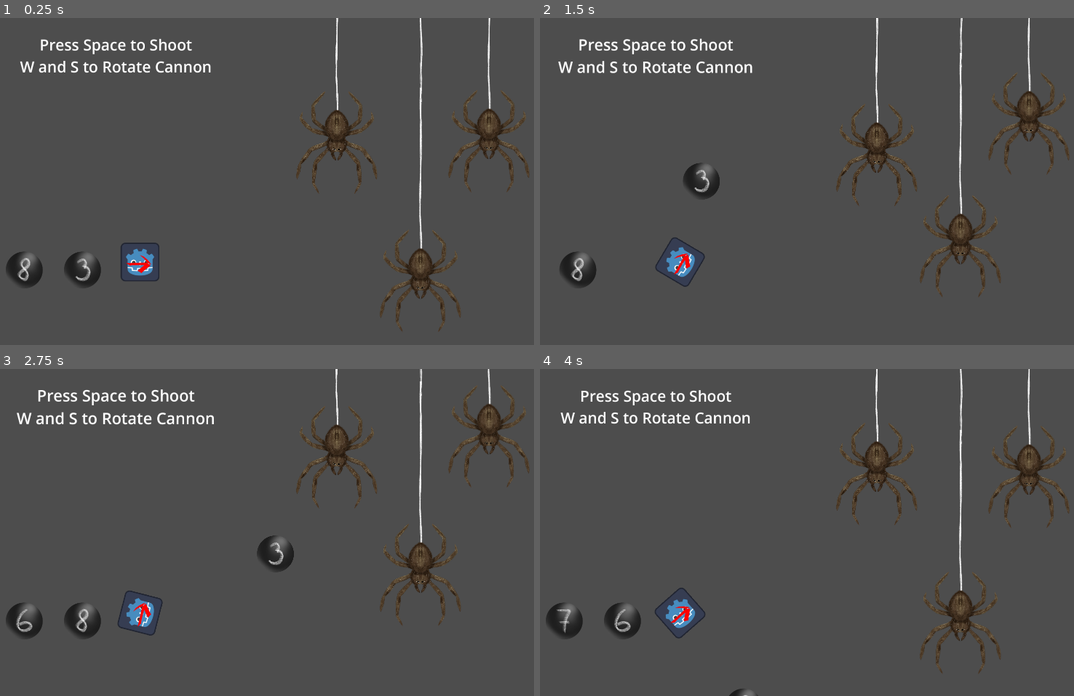
Above: before the commit, frames 1-4 (two rows, left to right).
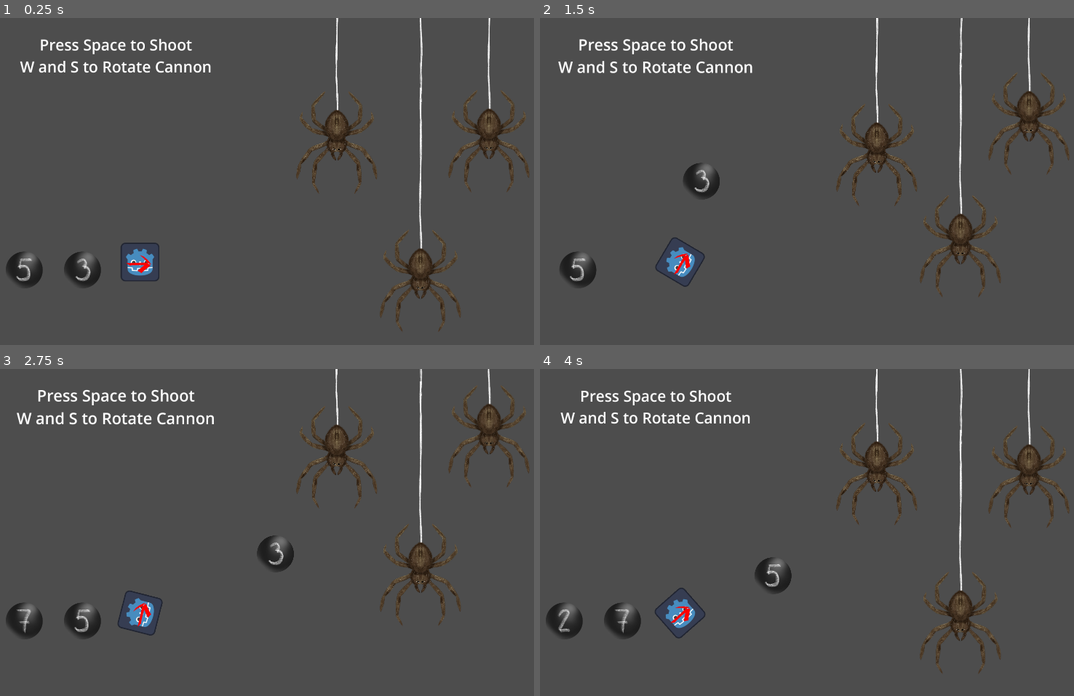
Above: after the commit, the same moments.

Repository: matouseek/game-jam-25
Game: Godot game, scene res://scenes/minigames/2shooting_balls.tscn
Same seed, same stepped clock (60 frames per second), same inputs: the game is played once before the commit and once after it. The project has no main scene, so this scene is started directly. The engine's default icon, where the game draws it, is replaced by a stand-in: a white triangle on a blue panel in a dark square. Sound files missing from this copy of the repository are replaced by a short silence.
Inputs (mouse positions are in pixels of both pictures, inside the frame that each line leads up to):
- Up to frame 1 (0.25 s): no input
- Up to frame 2 (1.5 s): tap Space (shoot) at 0.5, 0.6, 1.25, 1.35 s; move the mouse to (956, 165) at 0.52 s; hold W (up) 0.53-1.28 s; move the mouse to (716, 197) at 1.27 s; hold S (down) from 1.28 s (still down)
- Up to frame 3 (2.75 s): tap Space (shoot) at 2, 2.1 s; move the mouse to (347, 460) at 2.02 s; release S (down) at 2.03 s; hold W (up) from 2.03 s (still down)
- Up to frame 4 (4 s): tap Space (shoot) at 2.75, 2.85, 3.5, 3.6 s; move the mouse to (801, 597) at 2.77 s; move the mouse to (1004, 581) at 3.52 s; release W (up) at 3.53 s; hold S (down) from 3.53 s (still down)

The runs differ from the first frame. In frame 1, 0.1% of the frame differs, in the area x 2-6%, y 73-81%; in frame 2, 0.1%; in frame 3, 0.2%; in frame 4, 0.7%, in the area x 3-48%, y 57-100%.

Commit message:
Add preset ball shooting sequence

Diff:
--- a/scripts/2_shooting_balls.gd
+++ b/scripts/2_shooting_balls.gd
@@ -27,6 +27,9 @@
 const MAX_BALL_WEIGHT = 9
 const BALLS_QUEUE_SIZE = 2
 const BALL_QUEUE_OFFSET = GM.WINDOW_WIDTH / 10.0
+const STARTING_BALLS = [3,5,7,2,4,1,9,6,3,1,4,2,1,1,1]
+const PI_DIGS = [3,1,4,1,5,9,2,6,5,3,5,8,9,7,9,3,2,3,8,4,6,2,6,4,3,3,8,3,2,7,9,5,0,2,8,8,4,1,9,7,1,6,9,3,9,9,3,7,5,1,0,5,8,2,0,9,7,4,9,4,4,5,9,2,3,0,7,8,1,6,4,0,6,2,8,6,]
+var next_ball = -1
 
 # Called when the node enters the scene tree for the first time.
 func _ready():
@@ -46,11 +49,15 @@
 	tween.tween_property(bullet, "position", Vector2(bullet.position.x+BALL_QUEUE_OFFSET,bullet.position.y), SHOT_DELAY)
 
 
+func get_next_ball():
+	next_ball += 1
+	return (STARTING_BALLS + PI_DIGS)[next_ball % (len(STARTING_BALLS) + len(PI_DIGS))]
+
 func get_random_bullet_weight():
 	if GM.travelling_back:
 		return 0
 	else:
-		return randi_range(1,MAX_BALL_WEIGHT)
+		return get_next_ball()
 
 func append_bullet_to_stack():
 	var bullet : Bullet = bullet_scene.instantiate() as Bullet
